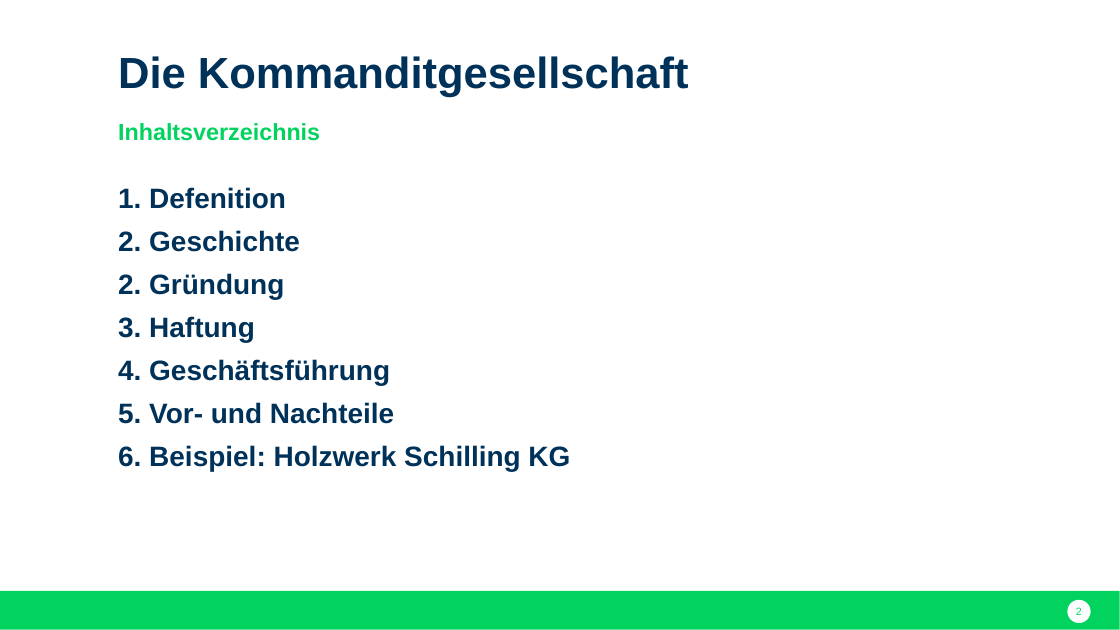
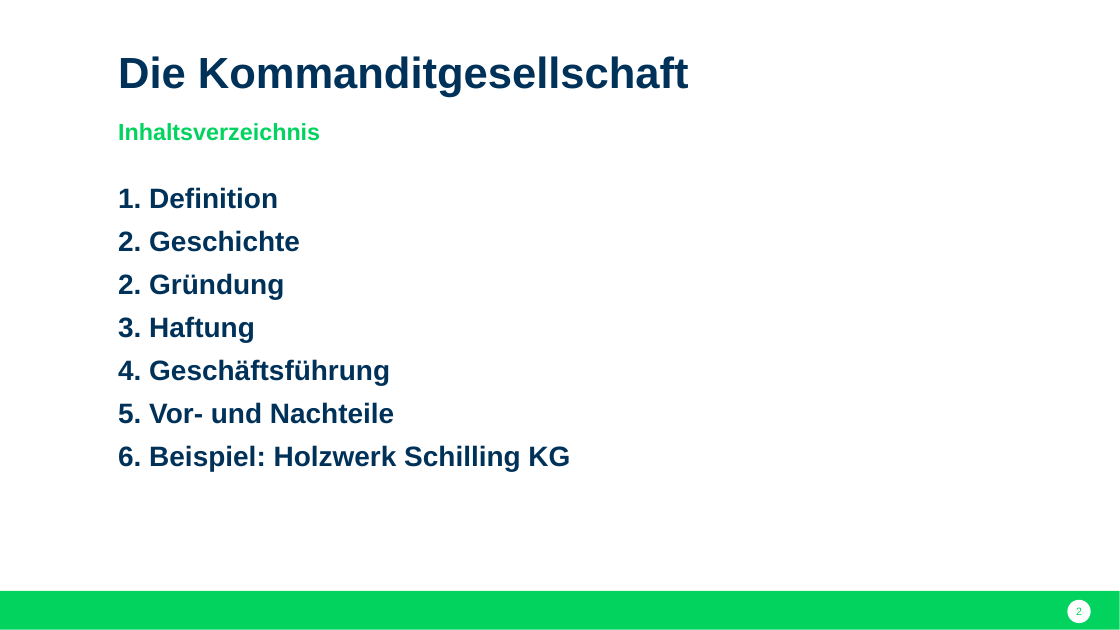
Before and after one commit to nodeg/exercises, a slide deck: slide 2 of Referat_BWP_KG_eugen.pptx. Drawn at 1120x630 pixels with LibreOffice and Linux fonts; fonts in the diff are those of the drawing. Boxes give left, top, right and bottom in pixels: in the first picture for what was removed or moved away, otherwise in the second. Text is boxed around its words. In the diff, an @@ line names an element or a change of style, - is before the commit and + after.

```diff
--- a/Referat_BWP_KG_eugen.pptx
+++ b/Referat_BWP_KG_eugen.pptx
@@ text at box(118, 187, 278, 209): text changed @@
-1. Defenition
+1. Definition
```
Also in this commit, not shown: 6 other slides changed.
